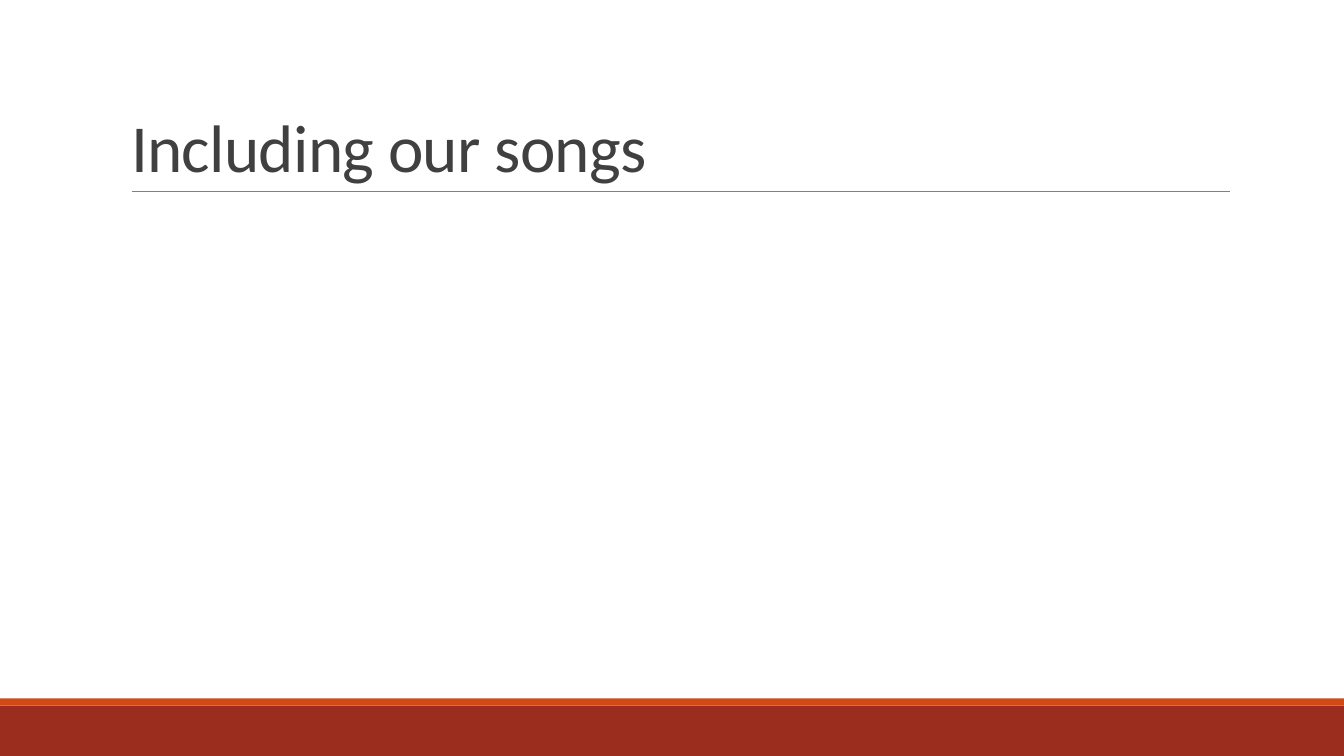
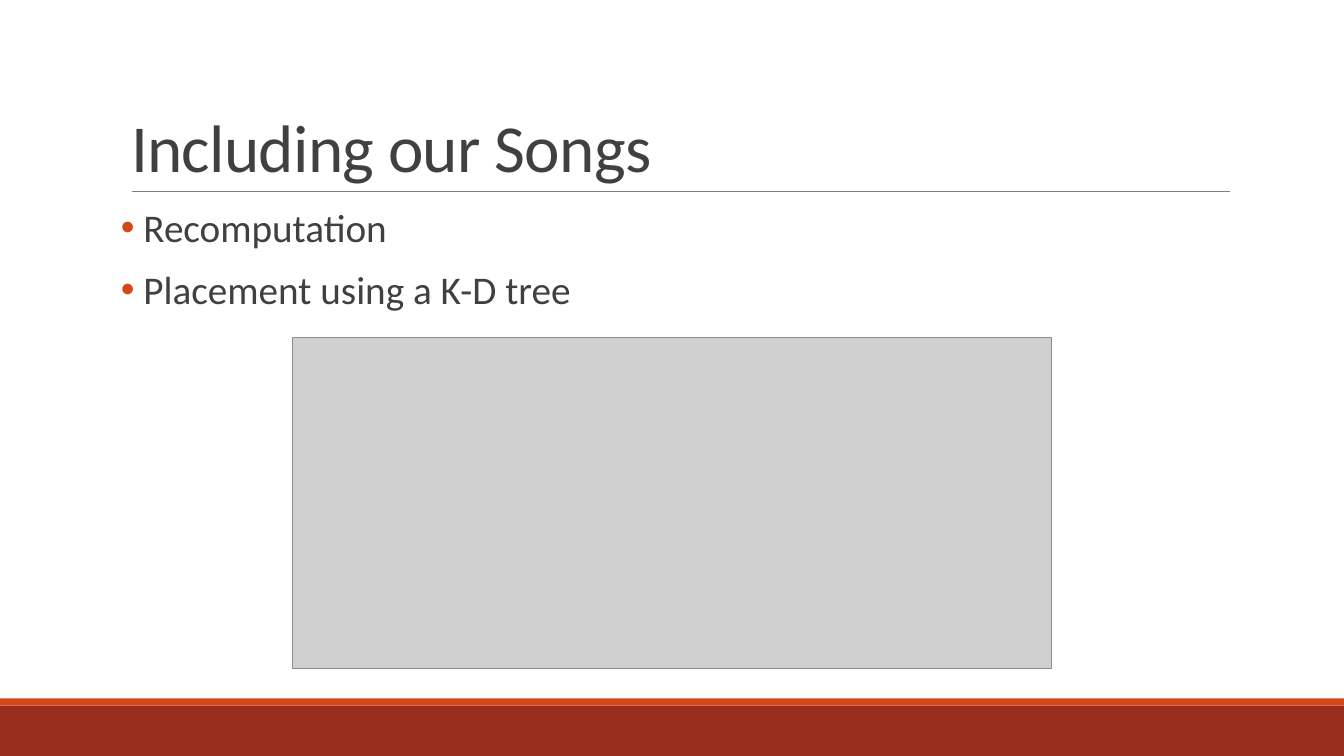
Before and after one commit to TTimTT/NTDS_Project, a slide deck: slide 3 of Project/Oral/Project_Presentation.pptx. Drawn at 1344x756 pixels with LibreOffice and Linux fonts; fonts in the diff are those of the drawing; grey boxes stand for pictures. Boxes give left, top, right and bottom in pixels: in the first picture for what was removed or moved away, otherwise in the second. Text is boxed around its words. In the diff, an @@ line names an element or a change of style, - is before the commit and + after.

```diff
--- a/Project/Oral/Project_Presentation.pptx
+++ b/Project/Oral/Project_Presentation.pptx
@@ title at <box>131,125,652,184</box>: text changed @@
-Including our songs
+Including our Songs
@@ text added at <box>143,215,570,311</box>, 28 pt, text #404040 @@
+• Recomputation
+• Placement using a K-D tree
@@ picture added at <box>292,338,1053,668</box> @@
```
Also in this commit, not shown: 3 other slides changed, 4 slides added, 4 slides removed.
